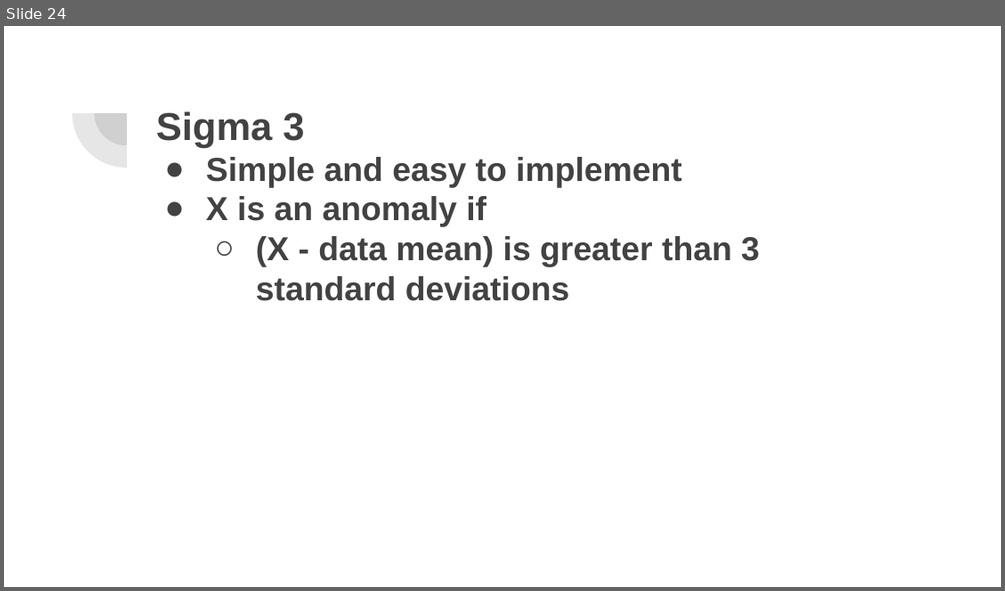
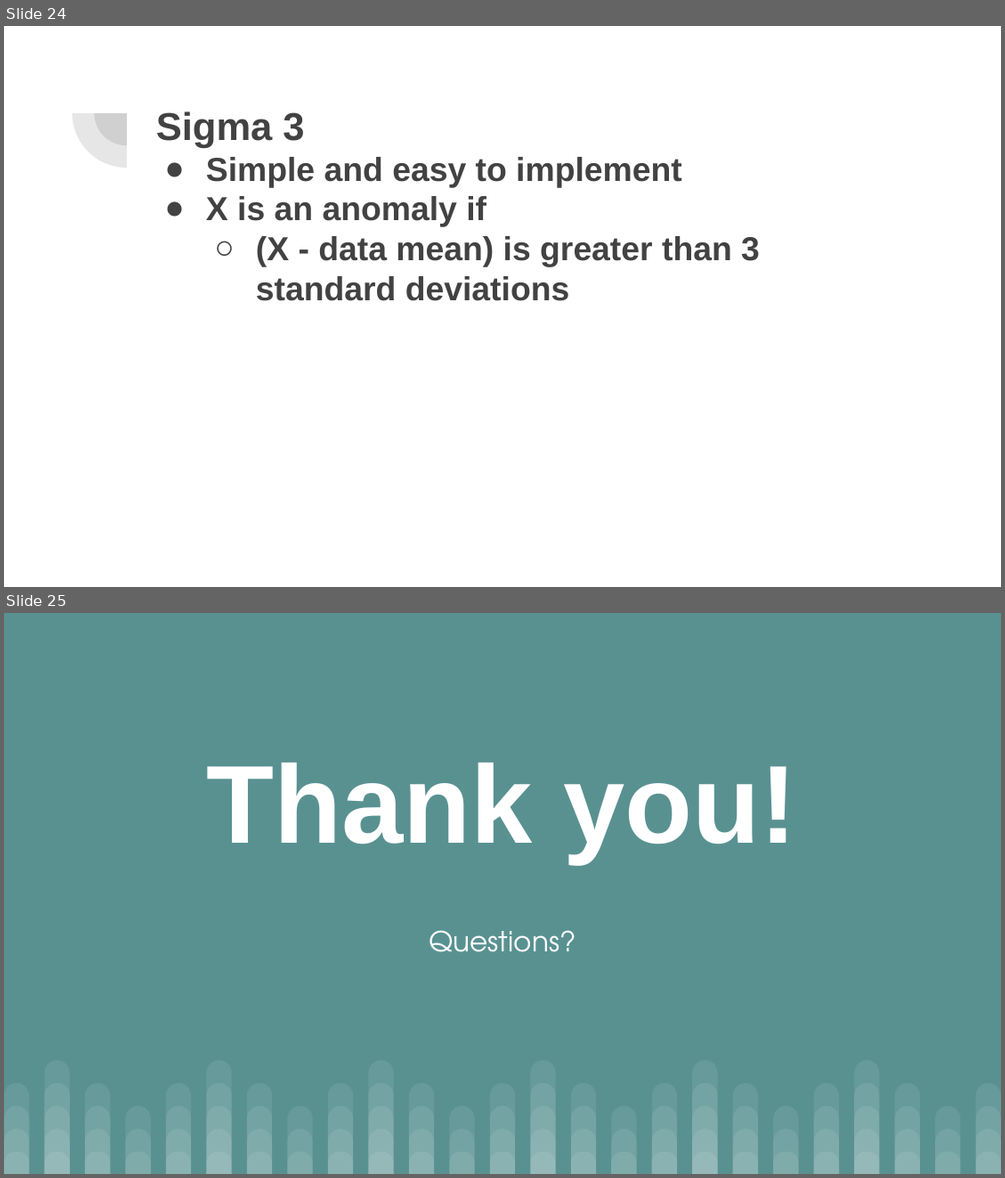
Before and after one commit to UNCG-CSE/Guilford_Financial, a slide deck: Presentation/CSC505Presentation2.pptx. Shown one above the other, each under a label of ours: slide 24 before the commit, slides 24 and 25 after it. The pictures are 1005x591 and 1005x1178 pixels, drawn with LibreOffice and Linux fonts; fonts in the diff are those of the drawing. Boxes give left, top, right and bottom in pixels: in the first picture for what was removed or moved away, otherwise in the second. Text is boxed around its words. In the diff, an @@ line names an element or a change of style, - is before the commit and + after.

Commit message:
updated slides

```diff
--- a/Presentation/CSC505Presentation2.pptx
+++ b/Presentation/CSC505Presentation2.pptx
@@ slide 25 added at [4, 613, 1001, 1174], background #599191 @@
@@ title added at [207, 763, 797, 863], 80 pt, text #FFFFFF, bold @@
+Thank you!
@@ text added at [429, 930, 575, 952], 20 pt, text #FFFFFF @@
+Questions?
@@ group added at [4, 1060, 1001, 1173]: 100 round same rects @@
```
Also in this commit, not shown: 1 other slide added, 1 slide removed.
